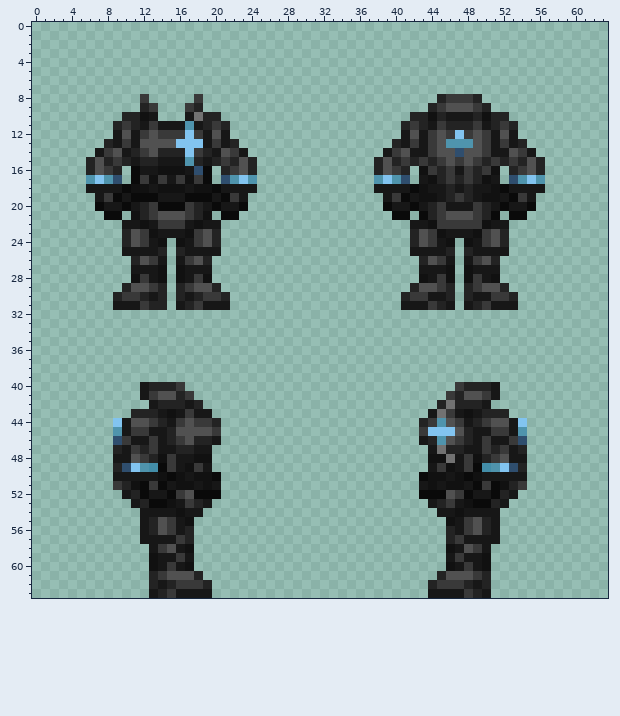
Two versions of one pixel-art sprite, Resources/Textures/ADT/Clothing/OuterClothing/Hardsuits/paramedic_hardsuit.rsi/equipped-OUTERCLOTHING.png. The picture above is the old version.
The file is 64x64 pixels. Colours within 5 levels of each other are drawn and written as one.
After the commit:
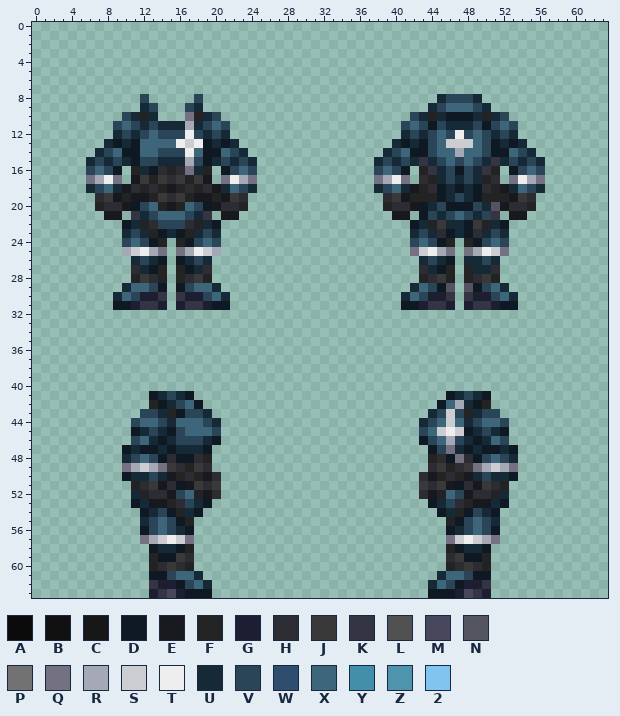
Palette (. is transparent): A #0a0a0a  B #111111  C #171717  D #0e1924  E #18191e  F #232323  G #1e1e32  H #2c2c32  J #393939  K #343442  L #515151  M #49475c  N #545461  P #727272  Q #747182  R #a5a9b6  S #cbcdd1  T #eeeeee  U #162936  V #2a4557  W #2f4e6e  X #3d667a  Y #438ea9  Z #4f94ad  2 #82c4f0
The exact change:
Changed rows in their new state; - is an unchanged pixel.
first column x 6:
 8 ------V-----V--------------------------UVVVU-------
 9 ------UV---VU-------------------------UVXXXVU------
10 ----VUFU---QFUV---------------------VUFUDDDUFUV----
11 ---VXVUVUUURUVXV-------------------VXVDVUUUVDVXV---
12 ---UVUVXVVVTVUVU-------------------UVUVXVTVXVUVU---
13 --UDUDXXXXTSTDUDU-----------------UDUDVXSSSXVDUDU--
14 -UVXDDXXVVVTXDDXVU---------------UVXDDVXXRXXVDDXVU-
15 UVUVUDVVUUURVDUVUVU-------------UVUVUKUVXVXVUKUVUVU
16 VXVD-FUDHFHQUF-DVXV-------------VXVD-FKUVDVUKF-DVXV
17 QRTQ-E-F-H-F-E-QTRQ-------------QRTQ-HFUVUVUFH-QTRQ
18 UVXUEHFHFEFHFHEUXVU-------------UVXUEFHDUDUDHFEUXVU
19 -H-EFEEFJHJFEEFE-H---------------H-EFFFDUVUDFFFE-H-
20 -FHHEDVXFEFXVDEHHF---------------FHHEDUVDDDVUNEHHF-
21 --EE-KUVXXXVUK-EE-----------------EE-DVUVXVUVK-EE--
22 ----DUFHVVVHFUD---------------------DUF-UUD-FUD----
23 ----UVUFDUDFUVU---------------------UVUHDUDHUVU----
24 ----VXVDF-FDVXV---------------------VXVDF-FDVXV----
25 ----RSTRQ-QRTSR---------------------QSTRQ-QRTSQ----
26 -----UVUD-DUVU-----------------------UVUD-UUVU-----
27 -----HUDF-FDUH-----------------------HUDF-FUUH-----
28 -----F-HF-FH-F-----------------------FH-F-FHJF-----
29 ----UXXVD-DVXXU---------------------UXVDN-NDVXU----
30 ---UXVGGK-KGGVXU-------------------UXVGGK-KGGVXU---
31 ---DDGKKG-GKKGDD-------------------DDGKKG-GKKGDD---
first column x 9:
40 ---.....------------------------------.....---
41 ---.DUVUD----------------------------DUVUD.---
42 ----FDUVXD--------------------------DXRUDF----
43 --.VVUFDVVU------------------------UVSVFUVV.--
44 ..VXXVUXXXVU----------------------UVXSXUVXXV..
45 ..DUVUDVXXXV----------------------VXSTSDUVUD..
46 ..VXUDUVVVUD----------------------DVXRVUDUXV..
47 .DUDDUDUUUD------------------------DVQUDUDDUD.
48 .UVXVDHDDHF------------------------FHDQHDVXVU.
49 .QRSRQ-HF-H------------------------H-FH-QRSRQ.
50 .DUUVUEFHFEH----------------------HEFHFEUVUUD.
51 ..FH-EHDEJHJ----------------------JHJEDHE-HF..
52 -.UFHHEVXFEH----------------------HEFXVEHHFU.-
53 --DUEEFHVUD------------------------DUVHFEEUD--
54 ---DUVDFUD--------------------------DUFDVUD---
55 ---UVXVDF----------------------------FDVXVU---
56 ---DVXVUD----------------------------DUVXVD---
57 ---QRSTSQ----------------------------QSTSRQ---
58 ----DUUDF----------------------------FDUUD----
59 ----FDD-H----------------------------H-DDF----
60 ----FH-HF----------------------------FH-HF----
61 ----DDVXXU--------------------------UXXVDD----
62 ----KGGDVXU------------------------UXVDGGK----
63 ----GKMGDDD------------------------DDDGMKG----
Changed places in both pictures, as pixel boxes (x1, y1, x2, y2):
changed: (86, 94, 257, 310)
changed: (374, 94, 545, 310)
changed: (113, 382, 221, 598)
changed: (419, 382, 527, 598)
